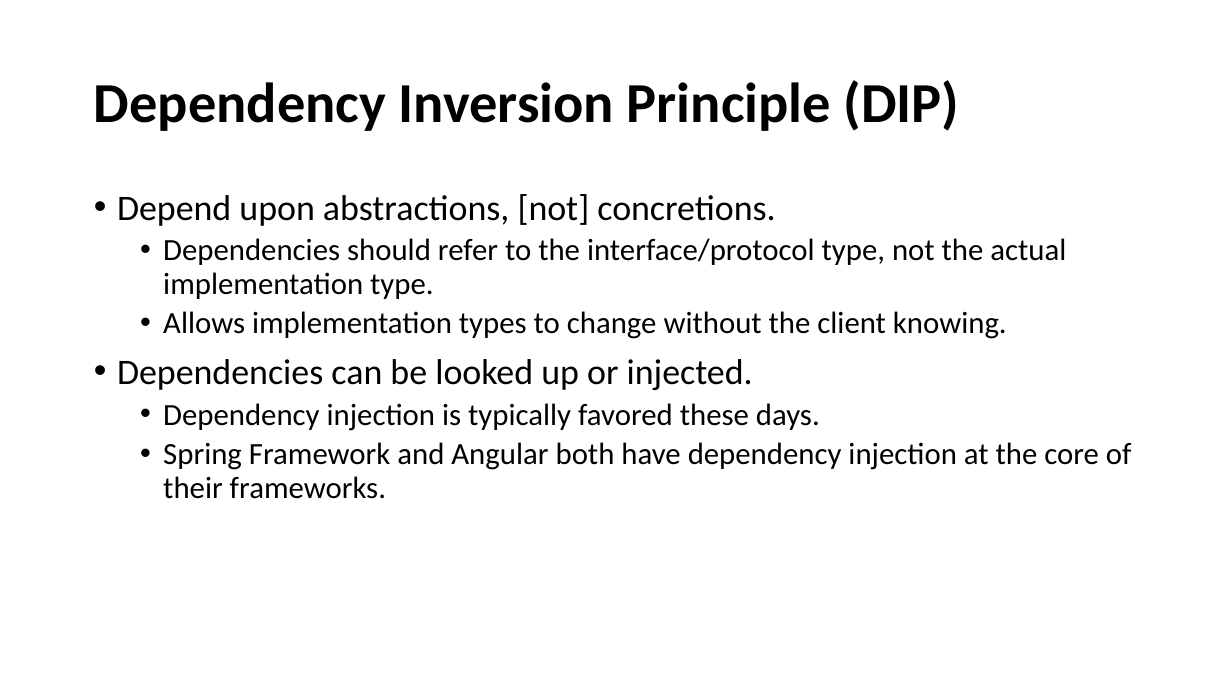
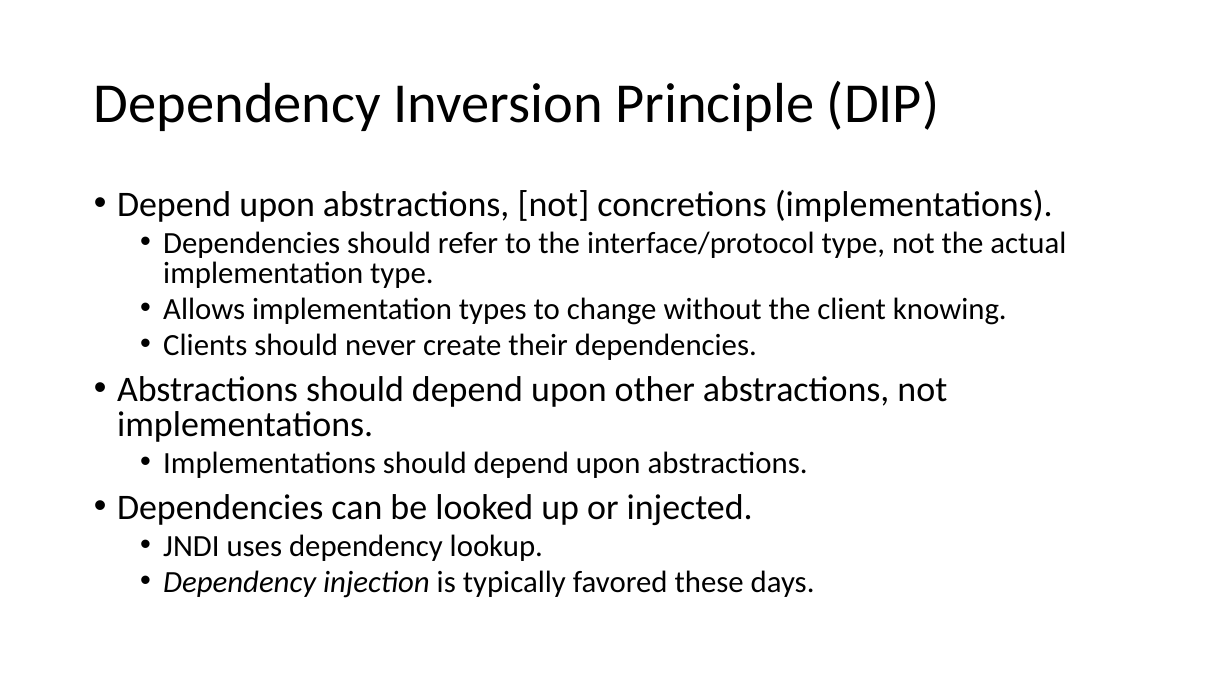
Before and after one commit to cebartling/test-driven, a slide deck: slide 11 of presentations/SOLID Design Principles.pptx (slide 7 before the commit). Drawn at 1232x693 pixels with LibreOffice and Linux fonts; fonts in the diff are those of the drawing. Boxes give left, top, right and bottom in pixels: in the first picture for what was removed or moved away, otherwise in the second. Text is boxed around its words. In the diff, an @@ line names an element or a change of style, - is before the commit and + after.

Commit message:
Code smells and SOLID Design Principles presentations final cut

```diff
--- a/presentations/SOLID Design Principles.pptx
+++ b/presentations/SOLID Design Principles.pptx
@@ title "Dependency Inversion Principle (DIP)" at [94,81,939,131]: bold off @@
@@ text at [117,190,1053,222]: text changed @@
-• Depend upon abstractions, [not] concretions.
+• Depend upon abstractions, [not] concretions (implementations).
@@ text at [117,231,1066,598]: italic on in "Dependency injection"; line spacing 0.9 to 0.8 @@
@@ text at [117,333,947,478]: paragraphs added @@
+  • Clients should never create their dependencies.
+• Abstractions should depend upon other abstractions, not implementations.
+  • Implementations should depend upon abstractions.
@@ text at [163,442,1132,499]: paragraph removed @@
-  • Spring Framework and Angular both have dependency injection at the core of their frameworks.
@@ text at [163,534,543,561]: paragraph added @@
+  • JNDI uses dependency lookup.
```
Also in this commit, not shown: 5 other slides changed, 5 slides added, 1 slide removed, 1 other file.
